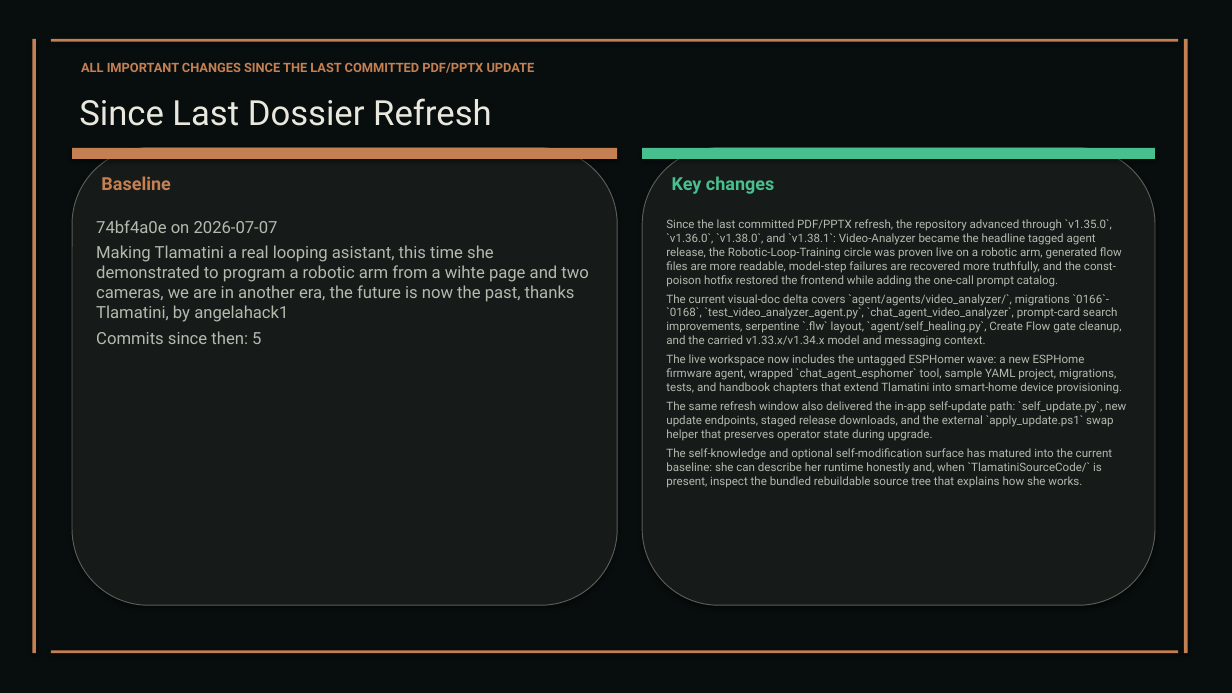
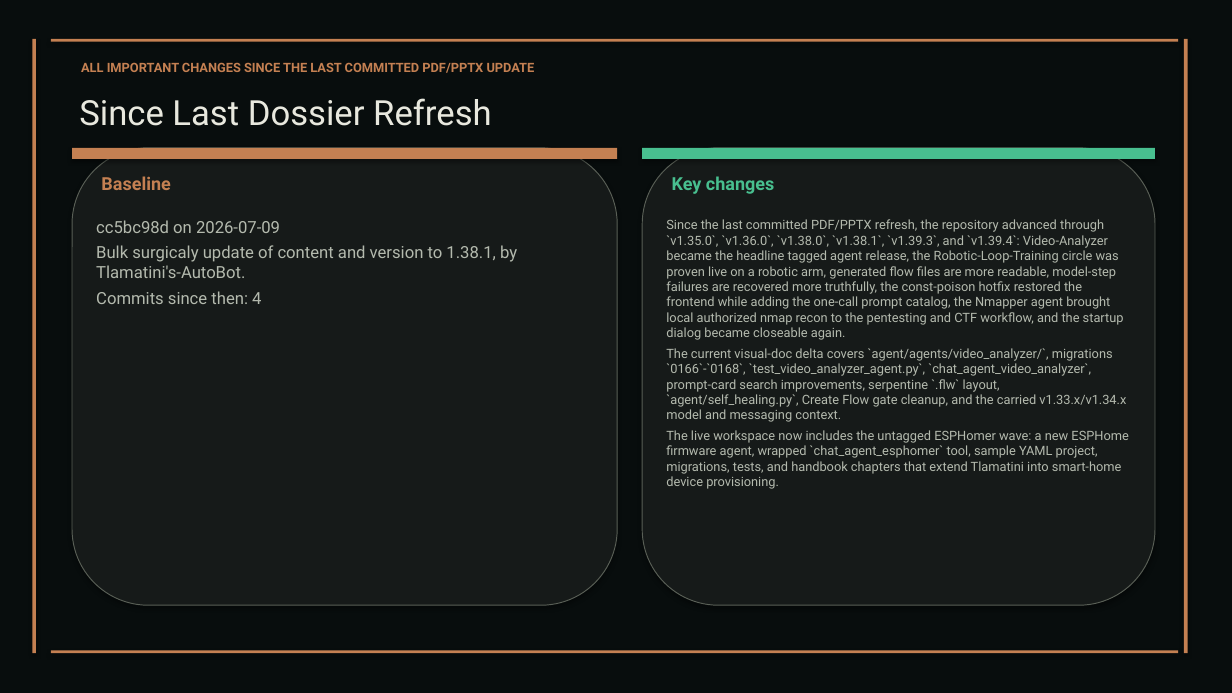
Before and after one commit to XAIHT/Tlamatini, a slide deck: slide 88 of Tlamatini_eXtended_Artificial_Intelligence_Humanly_Tempered.pptx (slide 83 before the commit). Drawn at 1232x693 pixels with LibreOffice and Linux fonts; fonts in the diff are those of the drawing. Boxes give left, top, right and bottom in pixels: in the first picture for what was removed or moved away, otherwise in the second. Text is boxed around its words. In the diff, an @@ line names an element or a change of style, - is before the commit and + after.

Commit message:
Updating visual documentation and soem sec tier-2 fixes, by angelahack1

```diff
--- a/Tlamatini_eXtended_Artificial_Intelligence_Humanly_Tempered.pptx
+++ b/Tlamatini_eXtended_Artificial_Intelligence_Humanly_Tempered.pptx
@@ text at (96, 220, 517, 304): text changed @@
-74bf4a0e on 2026-07-07
-Making Tlamatini a real looping asistant, this time she demonstrated to program a robotic arm from a wihte page and two cameras, we are in another era, the future is now the past, thanks Tlamatini, by angelahack1
-Commits since then: 5
+cc5bc98d on 2026-07-09
+Bulk surgicaly update of content and version to 1.38.1, by Tlamatini's-AutoBot.
+Commits since then: 4
@@ text at (666, 219, 1124, 340): text changed; size 9 to 10 pt @@
-Since the last committed PDF/PPTX refresh, the repository advanced through `v1.35.0`, `v1.36.0`, `v1.38.0`, and `v1.38.1`: Video-Analyzer became the headline tagged agent release, the Robotic-Loop-Training circle was proven live on a robotic arm, generated flow files are more readable, model-step failures are recovered more truthfully, and the const-poison hotfix restored the frontend while adding the one-call prompt catalog.
+Since the last committed PDF/PPTX refresh, the repository advanced through `v1.35.0`, `v1.36.0`, `v1.38.0`, `v1.38.1`, `v1.39.3`, and `v1.39.4`: Video-Analyzer became the headline tagged agent release, the Robotic-Loop-Training circle was proven live on a robotic arm, generated flow files are more readable, model-step failures are recovered more truthfully, the const-poison hotfix restored the frontend while adding the one-call prompt catalog, the Nmapper agent brought local authorized nmap recon to the pentesting and CTF workflow, and the startup dialog became closeable again.
@@ text at (666, 348, 1128, 489): size 9 to 10 pt in "The current visual-doc delta covers `agent/agents/video_anal ...", "The live workspace now includes the untagged ..." @@
@@ text at (666, 401, 1126, 488): paragraphs removed @@
-The same refresh window also delivered the in-app self-update path: `self_update.py`, new update endpoints, staged release downloads, and the external `apply_update.ps1` swap helper that preserves operator state during upgrade.
-The self-knowledge and optional self-modification surface has matured into the current baseline: she can describe her runtime honestly and, when `TlamatiniSourceCode/` is present, inspect the bundled rebuildable source tree that explains how she works.
```
Also in this commit, not shown: 60 other slides changed, 6 slides added, 1 slide removed, 8 other files.
